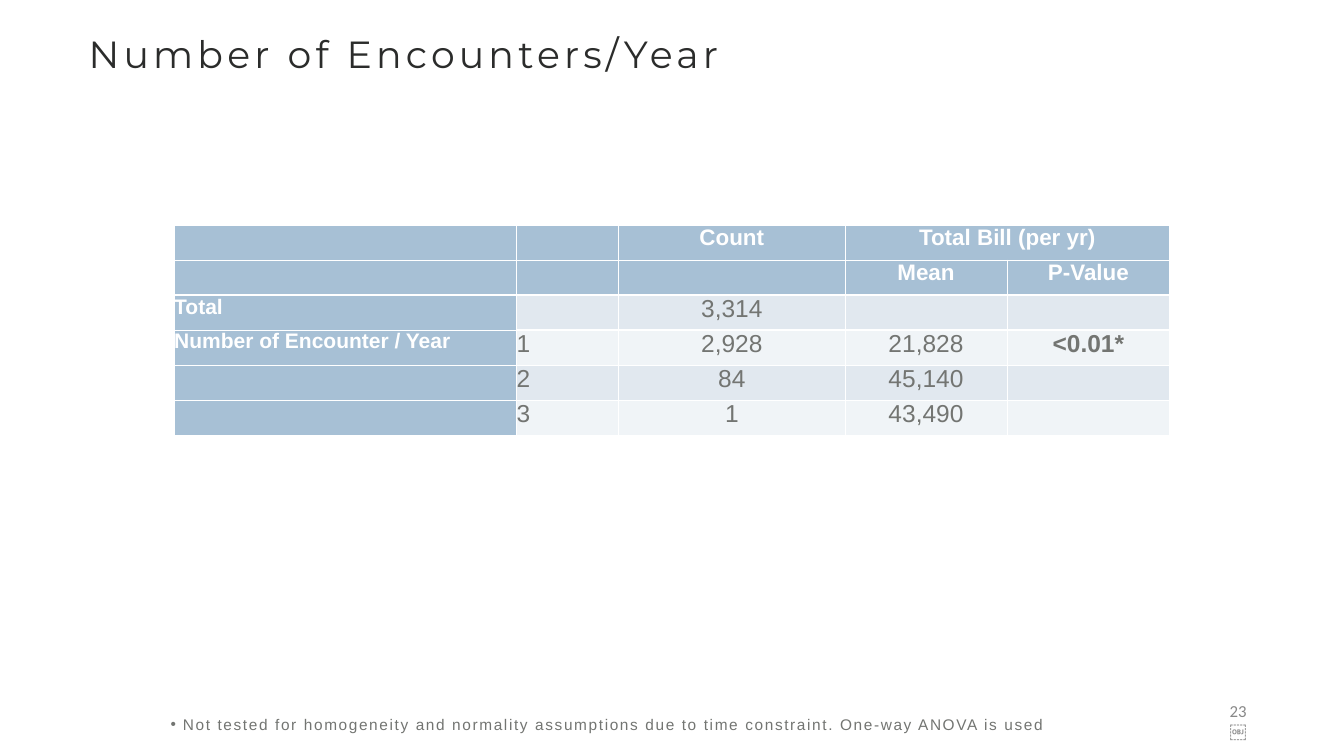
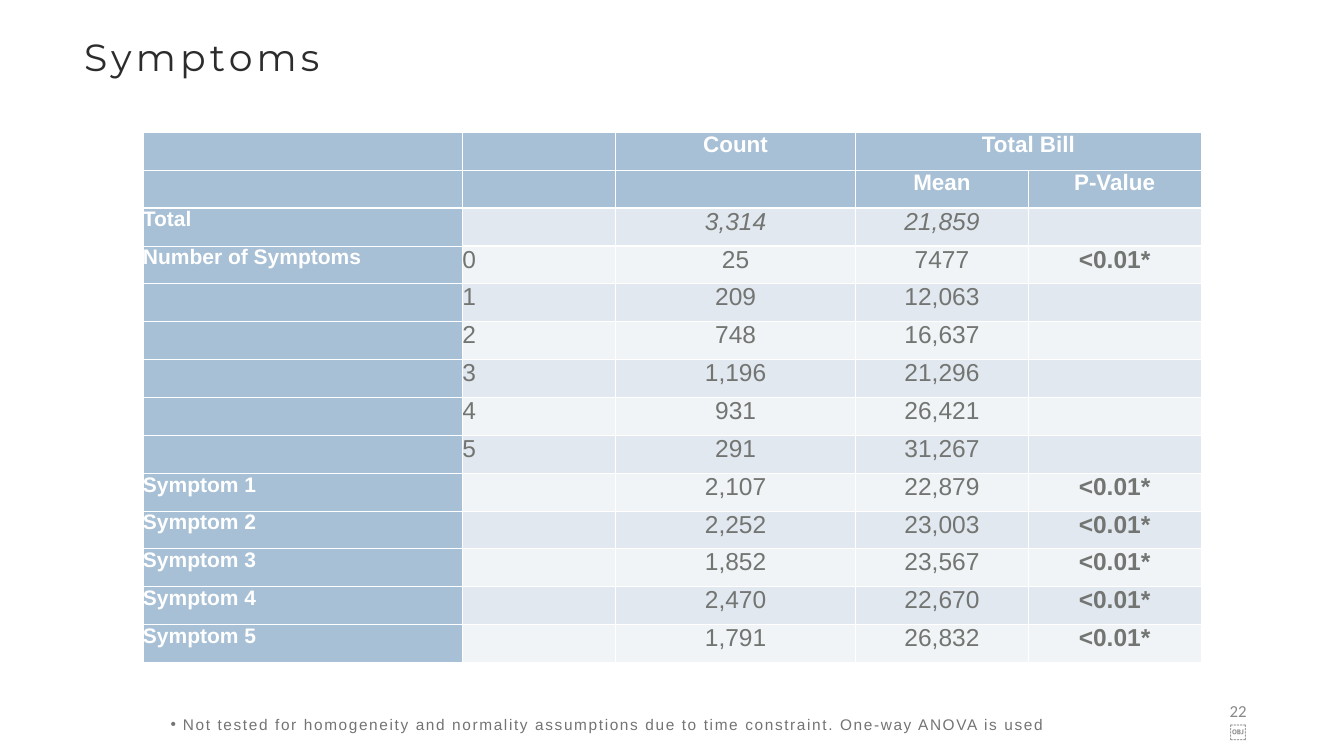
Before and after one commit to joannasyeow/Holmusk_Healthcare_Data, a slide deck: slide 22 of slides.pptx (slide 23 before the commit). Drawn at 1344x756 pixels with LibreOffice and Linux fonts; fonts in the diff are those of the drawing. Boxes give left, top, right and bottom in pixels: in the first picture for what was removed or moved away, otherwise in the second. Text is boxed around its words. In the diff, an @@ line names an element or a change of style, - is before the commit and + after.

```diff
--- a/slides.pptx
+++ b/slides.pptx
@@ table at [143, 132, 1201, 664] @@
-row 1, column 4: Total Bill (per yr)
+row 1, column 4: Total Bill
-row 3: Total |  | 3,314 |  | 
-row 4: Number of Encounter / Year | 1 | 2,928 | 21,828 | <0.01*
-row 5:  | 2 | 84 | 45,140 | 
-row 6:  | 3 | 1 | 43,490 | 
+row 3: Total |  | 3,314 | 21,859 | 
+row 4: Number of Symptoms | 0 | 25 | 7477 | <0.01*
+row 5:  | 1 | 209 | 12,063 | 
+row 6:  | 2 | 748 | 16,637 | 
+row 7:  | 3 | 1,196 | 21,296 | 
+row 8:  | 4 | 931 | 26,421 | 
+row 9:  | 5 | 291 | 31,267 | 
+row 10: Symptom 1 |  | 2,107 | 22,879 | <0.01*
+row 11: Symptom 2 |  | 2,252 | 23,003 | <0.01*
+row 12: Symptom 3 |  | 1,852 | 23,567 | <0.01*
+row 13: Symptom 4 |  | 2,470 | 22,670 | <0.01*
+row 14: Symptom 5 |  | 1,791 | 26,832 | <0.01*
@@ table: place and size @@
-table at [174, 225, 1171, 756]
+table at [143, 132, 1201, 664]
@@ text added at [254, 249, 361, 268], 54 pt, text #2B2C2B @@
+Symptoms
@@ text removed at [174, 332, 450, 353] @@
-Number of Encounters/Year
@@ page number at [1230, 706, 1247, 717]: text changed @@
-23￼
+22￼
```
Also in this commit, not shown: 22 other slides changed, 7 slides added, 10 slides removed, 13 other files.
